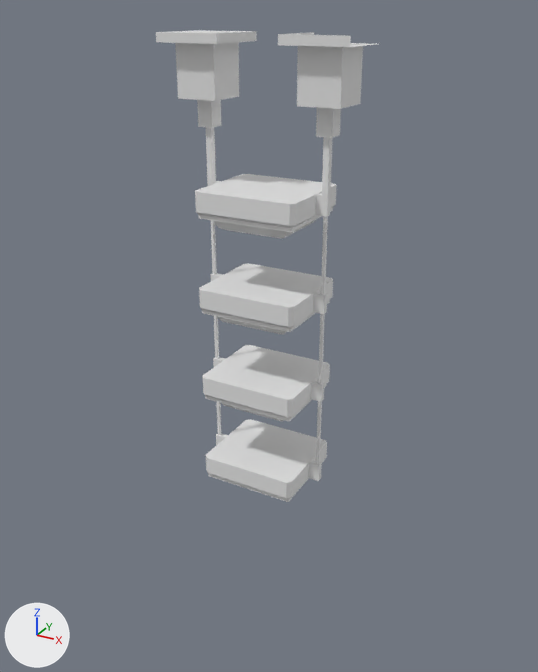
Two versions of the FBX model Assets/Models/Luminaires/suspensionM_01_004.fbx, one commit apart.
The view is the same before and after, from a 50 mm lens placed at (0.0157, -0.0414, 0.0012), pointed at (-0.0063, -0.0013, -0.0188). Every picture has the same lights, and +X, +Y and +Z are marked at lower left. Where no turn or scale is listed for an object, it has been applied to the vertices.
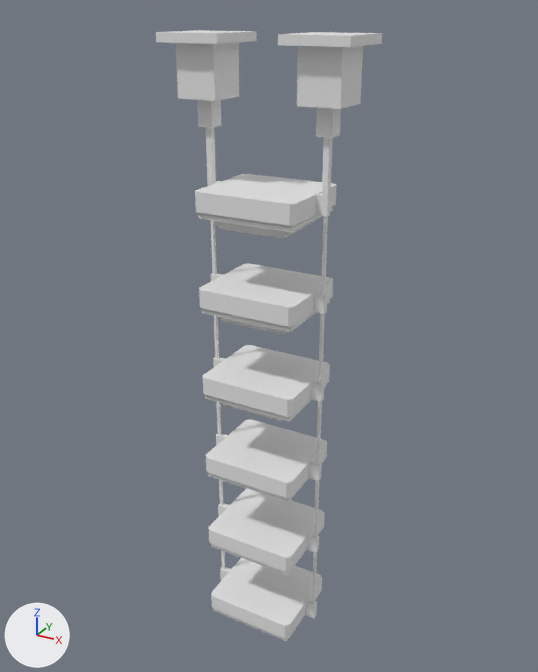
The newer file is also rescaled (x25.0), turned or shifted as a whole; pictures and numbers use the older file's frame.

Pixel boxes [x1, y1, x2, y2] of what changed, in the pictures (538 x 672 px):
'Cube', reshaped (29% taller)
    before: [156, 30, 375, 502]
    after: [156, 30, 382, 641]
part 1 of me_cube, added
    after: [209, 488, 325, 604]
part 2 of me_cube, added
    after: [211, 558, 322, 641]
part 3 of me_cube, built on
    after: [219, 480, 319, 538]
part 4 of me_cube, added
    after: [290, 32, 382, 47]

What the commit changed:
Material 'ampoule' (mat_ampoule) is new.
Its base color is (0.8, 0.8, 0.8) (white #e7e7e7).
Its roughness is 0.69.
Material 'metal' (mat_metal) is new.
Its base color is (0.8, 0.8, 0.8) (white #e7e7e7).
Its roughness is 0.69.
me_cube is used by ob_cube; location (0.0, 0.0, 0.0).
Verts and faces of me_cube; kept vertices keep their numbers, new ones are numbered from 551.
Before the commit, vertices of me_cube: 538 (-0.0041, 0.0, -0.0005), 542 (0.0, 0.0, -0.0005), 543 (0.0, -0.0044, -0.0005) at pixel (350, 47), 546 (-0.0041, 0.0, 0.0) at pixel (314, 32), 547 (-0.0041, -0.0044, 0.0) at pixel (277, 34).
Before the commit, vertices of me_cube: 550 (0.0, -0.0044, 0.0) at pixel (350, 35).
me_cube had 551 vertices, 535 faces and spanned x -0.012..0.0, y -0.0052..0.0008, z -0.0296..0.0.
me_cube now has 816 vertices, 794 faces and spans x -0.012..0.0, y -0.0052..0.0008, z -0.0419..0.0.
me_cube part 1: the loose piece of 128 vertices spanning x -0.0101..-0.0019, y -0.0052..0.0008, z -0.0271..-0.0209 is copied, and the copy is moved by (0.0, 0.0, -0.0123); it spans x -0.0101..-0.0019, y -0.0052..0.0008, z -0.0393..-0.0332.
me_cube part 2: a new loose piece of 120 vertices spanning x -0.0101..-0.0019, y -0.0052..0.0008, z -0.0419..-0.0393.
Part 3, on me_cube:
2 faces are deleted.
16 vertices are added at x -0.01..-0.002, y -0.0023..-0.0021, z -0.0332..-0.0283.
16 new faces join them, mat_metal (white #e7e7e7).
Part 4, on me_cube:
New vertex 567 is at (0.0, 0.0, 0.0), pixel (382, 33).
New faces: (542, 567, 550, 543), (546, 547, 550, 567), (538, 546, 567, 542) (mat_ampoule (white #e7e7e7)).
me_cube now uses material mat_ampoule (white #e7e7e7).
me_cube now uses material mat_metal (white #e7e7e7).
